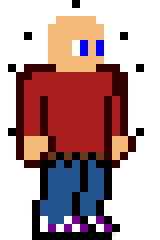
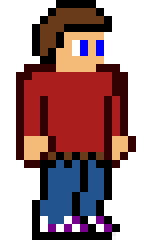
Layer changes from the first 160 x 240 image to the second:
painted on "playerk.png" over [8, 0, 144, 136]
